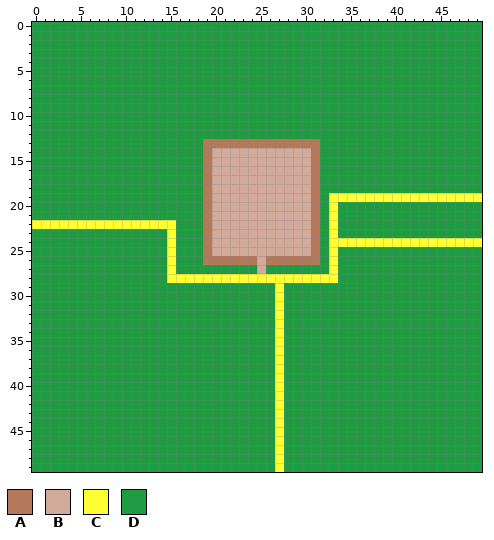
File history of a pixel-art sprite, core/assets/images/map/town_map.png. Above is the file before it was changed.
The file is 50x50 pixels.
Palette (. is transparent): A #b4785a  B #d2aa99  C #ffff32  D #1e9b43
Pixels before (only the part around the change), first column x 0:
 0 DDDDDDDDDDDDDDDDDDDDDDDDDDDDDDDDDDDDDDDDDDDDDDDDDD
 1 DDDDDDDDDDDDDDDDDDDDDDDDDDDDDDDDDDDDDDDDDDDDDDDDDD
 2 DDDDDDDDDDDDDDDDDDDDDDDDDDDDDDDDDDDDDDDDDDDDDDDDDD
 3 DDDDDDDDDDDDDDDDDDDDDDDDDDDDDDDDDDDDDDDDDDDDDDDDDD
 4 DDDDDDDDDDDDDDDDDDDDDDDDDDDDDDDDDDDDDDDDDDDDDDDDDD
 5 DDDDDDDDDDDDDDDDDDDDDDDDDDDDDDDDDDDDDDDDDDDDDDDDDD
 6 DDDDDDDDDDDDDDDDDDDDDDDDDDDDDDDDDDDDDDDDDDDDDDDDDD
 7 DDDDDDDDDDDDDDDDDDDDDDDDDDDDDDDDDDDDDDDDDDDDDDDDDD
 8 DDDDDDDDDDDDDDDDDDDDDDDDDDDDDDDDDDDDDDDDDDDDDDDDDD
 9 DDDDDDDDDDDDDDDDDDDDDDDDDDDDDDDDDDDDDDDDDDDDDDDDDD
10 DDDDDDDDDDDDDDDDDDDDDDDDDDDDDDDDDDDDDDDDDDDDDDDDDD
11 DDDDDDDDDDDDDDDDDDDDDDDDDDDDDDDDDDDDDDDDDDDDDDDDDD
12 DDDDDDDDDDDDDDDDDDDDDDDDDDDDDDDDDDDDDDDDDDDDDDDDDD
13 DDDDDDDDDDDDDDDDDDDAAAAAAAAAAAAADDDDDDDDDDDDDDDDDD
14 DDDDDDDDDDDDDDDDDDDABBBBBBBBBBBADDDDDDDDDDDDDDDDDD
15 DDDDDDDDDDDDDDDDDDDABBBBBBBBBBBADDDDDDDDDDDDDDDDDD
16 DDDDDDDDDDDDDDDDDDDABBBBBBBBBBBADDDDDDDDDDDDDDDDDD
17 DDDDDDDDDDDDDDDDDDDABBBBBBBBBBBADDDDDDDDDDDDDDDDDD
18 DDDDDDDDDDDDDDDDDDDABBBBBBBBBBBADDDDDDDDDDDDDDDDDD
19 DDDDDDDDDDDDDDDDDDDABBBBBBBBBBBADCCCCCCCCCCCCCCCCC
20 DDDDDDDDDDDDDDDDDDDABBBBBBBBBBBADCDDDDDDDDDDDDDDDD
21 DDDDDDDDDDDDDDDDDDDABBBBBBBBBBBADCDDDDDDDDDDDDDDDD
22 CCCCCCCCCCCCCCCCDDDABBBBBBBBBBBADCDDDDDDDDDDDDDDDD
23 DDDDDDDDDDDDDDDCDDDABBBBBBBBBBBADCDDDDDDDDDDDDDDDD
24 DDDDDDDDDDDDDDDCDDDABBBBBBBBBBBADCCCCCCCCCCCCCCCCC
25 DDDDDDDDDDDDDDDCDDDABBBBBBBBBBBADCDDDDDDDDDDDDDDDD
26 DDDDDDDDDDDDDDDCDDDAAAAAABAAAAAADCDDDDDDDDDDDDDDDD
27 DDDDDDDDDDDDDDDCDDDDDDDDDBDDDDDDDCDDDDDDDDDDDDDDDD
28 DDDDDDDDDDDDDDDCCCCCCCCCCCCCCCCCCCDDDDDDDDDDDDDDDD
29 DDDDDDDDDDDDDDDDDDDDDDDDDDDCDDDDDDDDDDDDDDDDDDDDDD
30 DDDDDDDDDDDDDDDDDDDDDDDDDDDCDDDDDDDDDDDDDDDDDDDDDD
31 DDDDDDDDDDDDDDDDDDDDDDDDDDDCDDDDDDDDDDDDDDDDDDDDDD
32 DDDDDDDDDDDDDDDDDDDDDDDDDDDCDDDDDDDDDDDDDDDDDDDDDD
33 DDDDDDDDDDDDDDDDDDDDDDDDDDDCDDDDDDDDDDDDDDDDDDDDDD
34 DDDDDDDDDDDDDDDDDDDDDDDDDDDCDDDDDDDDDDDDDDDDDDDDDD
35 DDDDDDDDDDDDDDDDDDDDDDDDDDDCDDDDDDDDDDDDDDDDDDDDDD
36 DDDDDDDDDDDDDDDDDDDDDDDDDDDCDDDDDDDDDDDDDDDDDDDDDD
37 DDDDDDDDDDDDDDDDDDDDDDDDDDDCDDDDDDDDDDDDDDDDDDDDDD
38 DDDDDDDDDDDDDDDDDDDDDDDDDDDCDDDDDDDDDDDDDDDDDDDDDD
39 DDDDDDDDDDDDDDDDDDDDDDDDDDDCDDDDDDDDDDDDDDDDDDDDDD
40 DDDDDDDDDDDDDDDDDDDDDDDDDDDCDDDDDDDDDDDDDDDDDDDDDD
41 DDDDDDDDDDDDDDDDDDDDDDDDDDDCDDDDDDDDDDDDDDDDDDDDDD
42 DDDDDDDDDDDDDDDDDDDDDDDDDDDCDDDDDDDDDDDDDDDDDDDDDD
43 DDDDDDDDDDDDDDDDDDDDDDDDDDDCDDDDDDDDDDDDDDDDDDDDDD
44 DDDDDDDDDDDDDDDDDDDDDDDDDDDCDDDDDDDDDDDDDDDDDDDDDD
45 DDDDDDDDDDDDDDDDDDDDDDDDDDDCDDDDDDDDDDDDDDDDDDDDDD
46 DDDDDDDDDDDDDDDDDDDDDDDDDDDCDDDDDDDDDDDDDDDDDDDDDD
47 DDDDDDDDDDDDDDDDDDDDDDDDDDDCDDDDDDDDDDDDDDDDDDDDDD
48 DDDDDDDDDDDDDDDDDDDDDDDDDDDCDDDDDDDDDDDDDDDDDDDDDD
49 DDDDDDDDDDDDDDDDDDDDDDDDDDDCDDDDDDDDDDDDDDDDDDDDDD
After the commit:
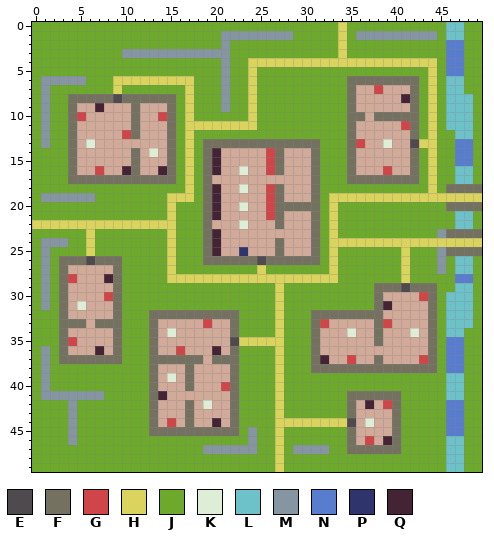
Colours new in this view: E #4e4a4e  F #757161  G #d04648  H #dad45e  J #6daa2c  K #deeed6  L #6dc2ca  M #8595a1  N #597dce  P #30346d  Q #442434
Difference:
Changed rows in their new state; - is an unchanged pixel.
first column x 0:
 0 JJJJJJJJJJJJJJJJJJJJJJJJJJJJJJJJJJHJJJJJJJJJJJLLJJ
 1 JJJJJJJJJJJJJJJJJJJJJMMMMMMMMJJJJJHJMMMMMMMMMJLLJJ
 2 JJJJJJJJJJJJJJJJJJJJJMJJJJJJJJJJJJHJJJJJJJJJJJNNJJ
 3 JJJJJJJJJJMMMMMMMMMMMMJJJJJJJJJJJJHJJJJJJJJJJJNNJJ
 4 JJJJJJJJJJJJJJJJJJJJJMJJHHHHHHHHHHHHHHHHHHHHHJNNJJ
 5 JJJJJJJJJJJJJJJJJJJJJMJJHJJJJJJJJJJJJJJJJJJJHJNNJJ
 6 JMMMMMJJJHHHHHHHHHJJJMJJHJJJJJJJJJJFFFFFFFFJHJLLJJ
 7 JMJJJJJJJHJJJJJJJHJJJMJJHJJJJJJJJJJFBBGBBBFJHJLLJJ
 8 JMJJFFFFFEFFFFFFJHJJJMJJHJJJJJJJJJJFBBBBBQFJHJLLLJ
 9 JMJJFBBQBBBFBBBFJHJJJMJJHJJJJJJJJJJFBBBBBBFJHJLLLJ
10 JMJJFGBBBBBFBBGFJHJJJJJJHJJJJJJJJJJFFBFFFFFJHJLLLJ
11 JMJJFBBBBBBFBBBFJHHHHHHHHJJJJJJJJJJFBBBBBGFJHJLLLJ
12 JMJJFBBBBBGFBBBFJHJJJJJJJJJJJJJJJJJFBBBBBBFJHJJLLJ
13 JMJJFBKBBBBBBBBFJHJFFFFFFFFFFFFFJJJFGBBKBBEHHJJNNJ
14 JJJJFBBBBBBFBKBFJHJFQ-----GF---FJJJFBBBBBBFJHJJNNJ
15 JJJJFBBBBBBFBBBFJHJFQ-----GF---FJJJFBBBBBBFJHJJNNJ
16 JJJJFBBGBBQFBBQFJHJFQ--K--GF---FJJJFBBBGBBFJHJJLLJ
17 JJJJFFFFFFFFFFFFJHJF-----------FJJJFFFFFFFFJHJJLLJ
18 JJJJJJJJJJJJJJJJJHJFQ--K--GF---FJJJJJJJJJJJJHJFFFF
19 JMMMMMMJJJJJJJJHHHJFQ-----GF---FJHHHHHHHHHHHHHHHHH
20 JJJJJJJJJJJJJJJHJJJFQ--K--GFFFFFJHJJJJJJJJJJJJFFFF
21 JJJJJJJJJJJJJJJHJJJFQ-----GF---FJHJJJJJJJJJJJJJLLJ
22 HHHHHHHHHHHHHHHHJJJF---K---F---FJHJJJJJJJJJJJJJLLJ
23 JJJJJJHJJJJJJJJHJJJFQ----------FJHJJJJJJJJJJJMFFFF
24 JMMMJJHJJJJJJJJHJJJFQ------F---FJHHHHHHHHHHHHHHHHH
25 JMJJJJHJJJJJJJJHJJJFQ--P---F---FJHJJJJJJJHJJJMFFFF
26 JMJFFFEFFFJJJJJHJJJFFFFFFEFFFFFFJHJJJJJJJHJJJMJLLJ
27 JMJFBBBBBFJJJJJHJJJJJJJJJHJJJJJJJHJJJJJJJHJJJMJLLJ
28 JMJFGBBBQFJJJJJHHHHHHHHHHHHHHHHHHHJJJJJJJHJJJJJNNJ
29 JMJFBBBBBFJJJJJJJJJJJJJJJJJHJJJJJJJJJJFFFEFFFJJLLJ
30 JMJFBBBBGFJJJJJJJJJJJJJJJJJHJJJJJJJJJJFBBBBGFJLLLJ
31 JMJFBKBBBFJJJJJJJJJJJJJJJJJHJJJJJJJJJJFQBBBBFJLLLJ
32 JJJFBBBBBFJJJFFFFFFFFFFJJJJHJJJFFFFFFFFBBBBBFJLLLJ
33 JJJFFFBFFFJJJFBBBBBGBBFJJJJHJJJFGBBBBBFGBBBBFJLLLJ
34 JJJFBBBBBFJJJFBKBBBBBBFJJJJHJJJFBBBKBBFBBBKBFJLLJJ
35 JJJFGBBBBFJJJFBBBBBBBBEHHHHHJJJFBBBBBBFBBBBBFJNNJJ
36 JMJFBBBQBFJJJFBBGBBBQBFJJJJHJJJFBBBBBBBBBBBBFJNNJJ
37 JMJFFFFFFFJJJFFFFFFBFFFJJJJHJJJFQBBGBBFBBBBGFJNNJJ
38 JMJJJJJJJJJJJFBBBFBBBBFJJJJHJJJFFFFFFFFFFFFFFJNNJJ
39 JMJJJJJJJJJJJFBKBFBBBBFJJJJHJJJJJJJJJJJJJJJJJJLLJJ
40 JMJJJJJJJJJJJFBBBFBBBGFJJJJHJJJJJJJJJJJJJJJJJJLLJJ
41 JMMMMMMMJJJJJFQBBBBBBBFJJJJHJJJJJJJFFFFFFJJJJJLLJJ
42 JJJJMJJJJJJJJFBBBFBKBBFJJJJHJJJJJJJFBQBGFJJJJJNNJJ
43 JJJJMJJJJJJJJFBBBFBBBBFJJJJHJJJJJJJFBBBBFJJJJJNNJJ
44 JJJJMJJJJJJJJFBGBFBBQBFJJJJHHHHHHHHEBKBBFJJJJJNNJJ
45 JJJJMJJJJJJJJFFFFFFFFFFJMJJHJJJJJJJFBBBBFJJJJJNNJJ
46 JJJJMJJJJJJJJJJJJJJJJJJJMJJHJJJJJJJFBGBQFJJJJJLLJJ
47 JJJJJJJJJJJJJJJJJJJMMMMMMJJHJMMMMJJFFFFFFJJJJJLLJJ
48 JJJJJJJJJJJJJJJJJJJJJJJJJJJHJJJJJJJJJJJJJJJJJJLLJJ
49 JJJJJJJJJJJJJJJJJJJJJJJJJJJHJJJJJJJJJJJJJJJJJJLLJJ
Pixel boxes of the changes (left, top, right, bottom) in both pictures:
changed: (32, 22, 482, 472)
